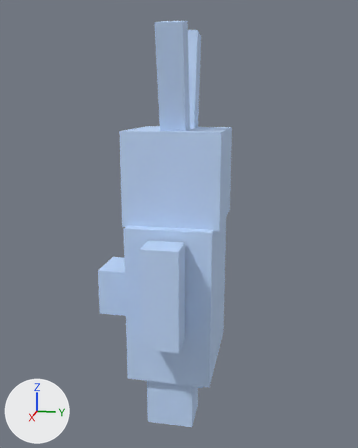
Two versions of the glTF model web/public/assets/3d/avatar-leporid.gltf, one commit apart.
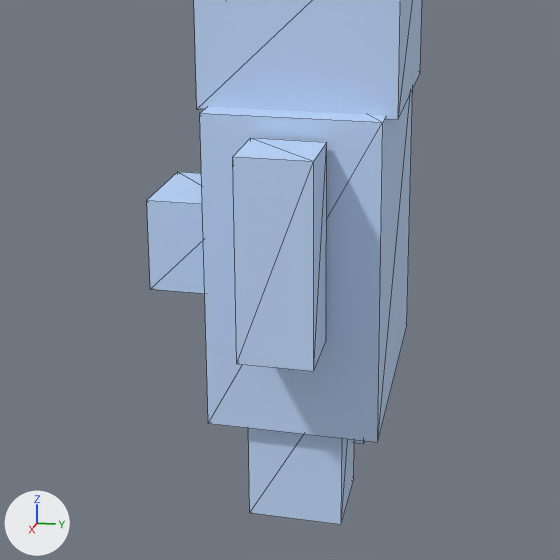
Each version appears first whole from a camera (50 mm lens) standing at (2.845, 0.562, 1.892) and looking at (-0.002, -0.007, 1.18), and next in a close-up on the part from 8% to 83% of the width and 39% to 99% of the height. The axes (+X, +Y, +Z) are drawn at lower left. The lights are the same throughout. The first two pictures are the older version. The close-ups show mesh edges as thin lines.

Names of what the first close-up shows: 'Arm.R', 'Body', 'Head', 'Leg.R', 'Tail'.
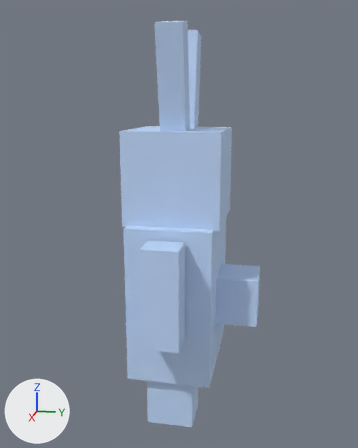
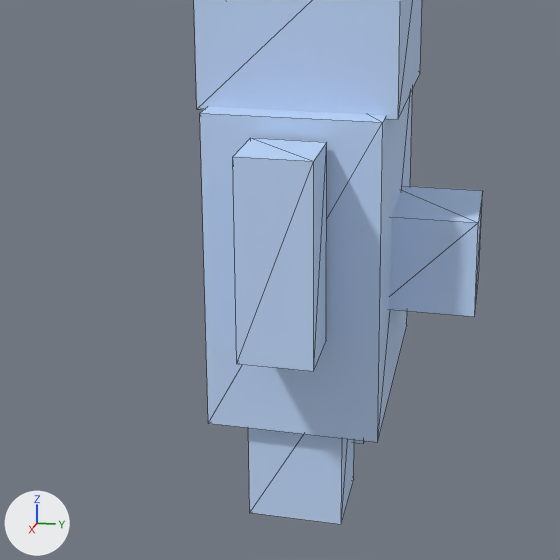
Changed parts and their boxes (x1, y1, x2, y2) in the close-ups (560 x 560 px):
'Tail', moved
    before: (147, 172, 205, 294)
    after: (390, 186, 482, 317)

The change in detail:
Object 'Tail' (ob_tail) moves from (0.0, -0.34, 0.76) to (0.0, 0.34, 0.76).
